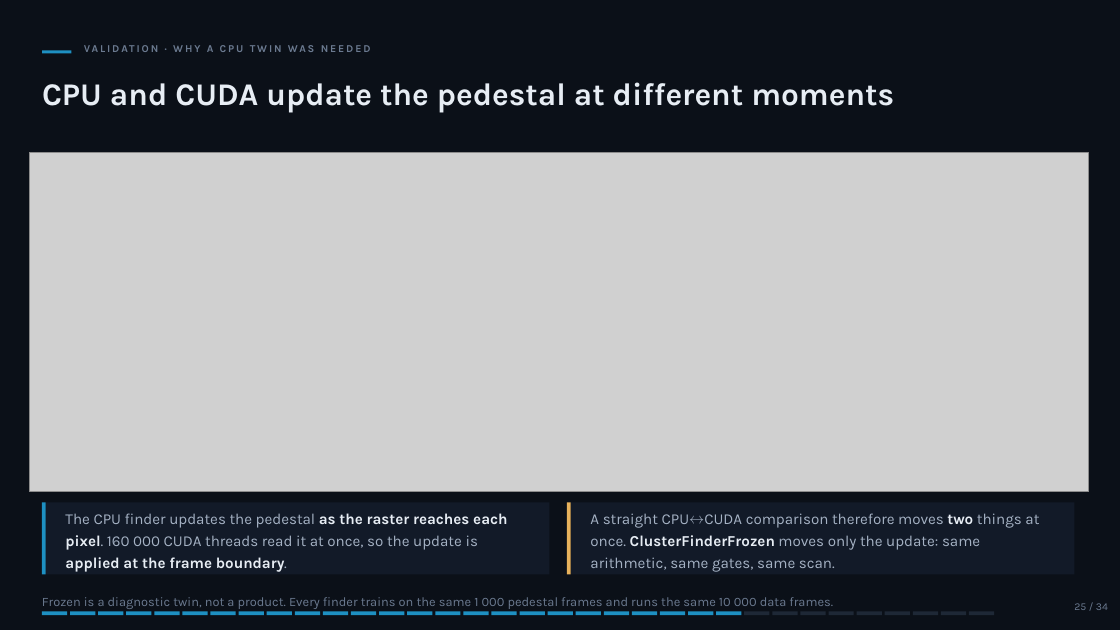
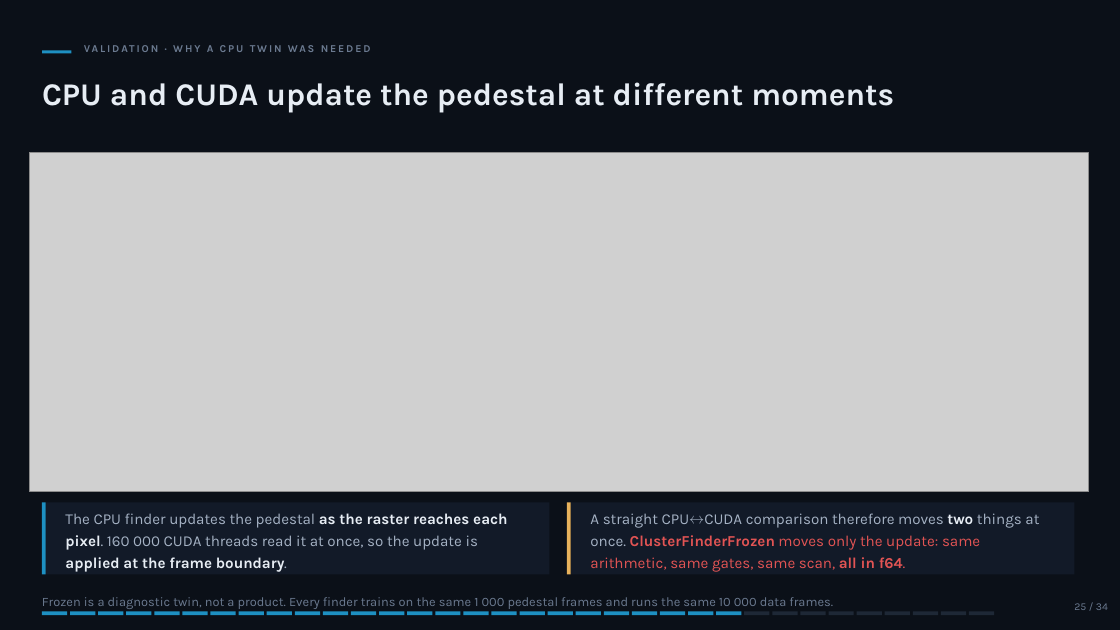
Before and after one commit to slsdetectorgroup/aare, a slide deck: slide 31 of docs/cf_cuda_performance.pptx. Drawn at 1120x630 pixels with LibreOffice and Linux fonts; fonts in the diff are those of the drawing; grey boxes stand for pictures. Boxes give left, top, right and bottom in pixels: in the first picture for what was removed or moved away, otherwise in the second. Text is boxed around its words. In the diff, an @@ line names an element or a change of style, - is before the commit and + after.

```diff
--- a/docs/cf_cuda_performance.pptx
+++ b/docs/cf_cuda_performance.pptx
@@ text at (x1=590, y1=513, x2=1039, y2=572): text changed; text colour #A5B2C4 to #E25454 @@
-A straight CPU↔CUDA comparison therefore moves two things at once. ClusterFinderFrozen moves only the update: same arithmetic, same gates, same scan.
+A straight CPU↔CUDA comparison therefore moves two things at once. ClusterFinderFrozen moves only the update: same arithmetic, same gates, same scan, all in f64.
```
Also in this commit, not shown: 3 other slides changed, 2 other files.
